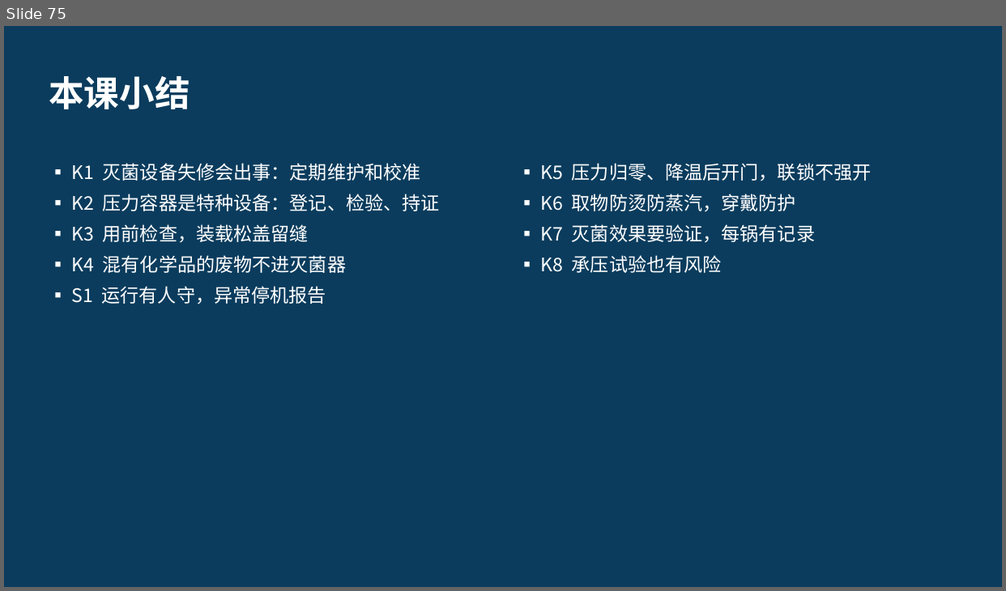
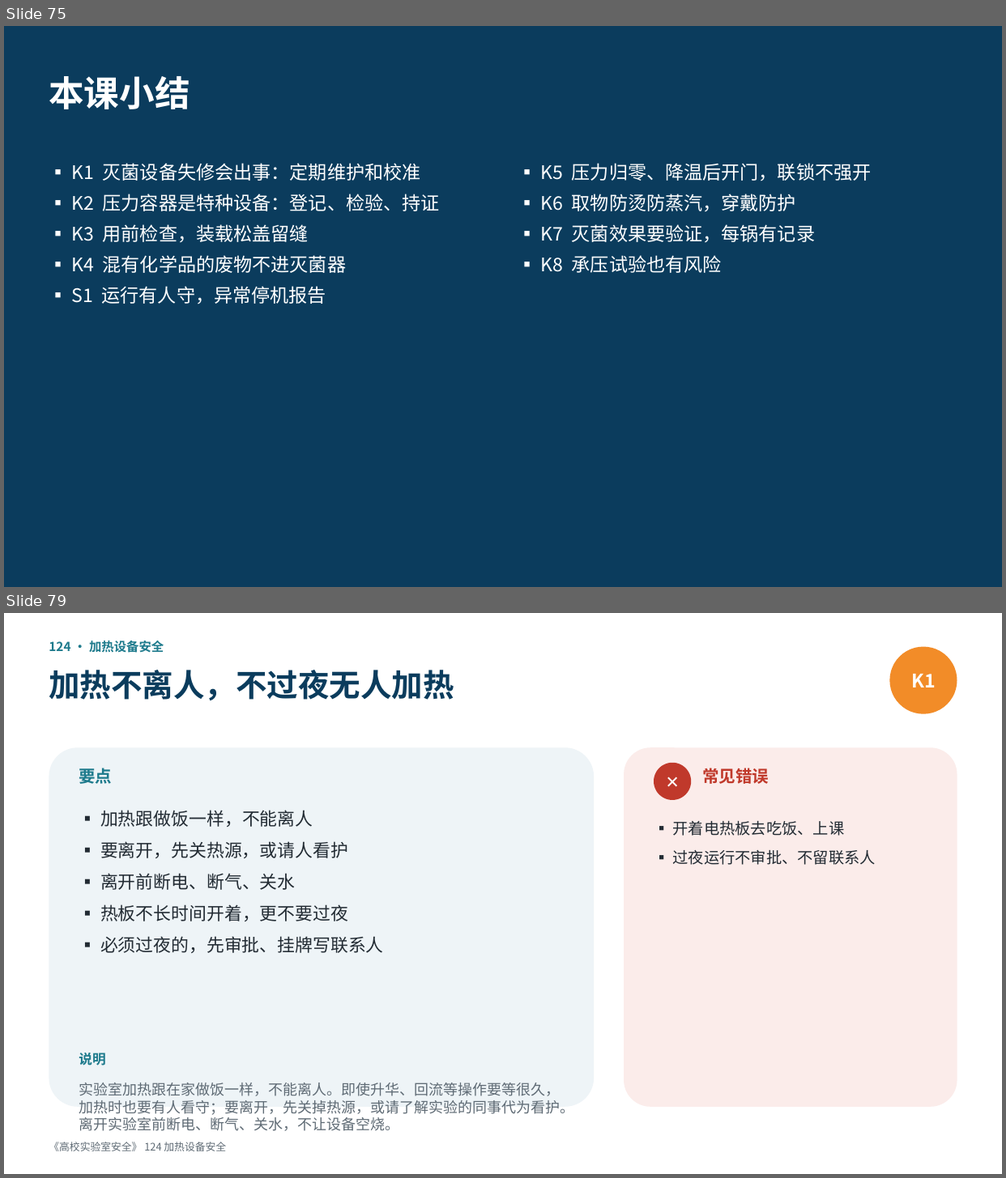
Before and after one commit to hanrongwx-max/videoyoutubo, a slide deck: course/高校实验室安全/课件/第10章_机械与设备安全.pptx. Shown one above the other, each under a label of ours: slide 75 before the commit, slides 75 and 79 after it; the slides between them are not shown. The pictures are 1006x591 and 1006x1178 pixels, drawn with LibreOffice and Linux fonts; fonts in the diff are those of the drawing. Boxes give left, top, right and bottom in pixels: in the first picture for what was removed or moved away, otherwise in the second. Text is boxed around its words. In the diff, an @@ line names an element or a change of style, - is before the commit and + after.

```diff
--- a/course/高校实验室安全/课件/第10章_机械与设备安全.pptx
+++ b/course/高校实验室安全/课件/第10章_机械与设备安全.pptx
@@ slide 79 added at (4,613,1002,1174), background #FFFFFF @@
@@ text added at (49,641,164,653), 12 pt, text #1D7A8C, bold @@
+124 · 加热设备安全
@@ ellipse added at (889,647,957,714), fill #F28C28, 18 pt, text #FFFFFF, bold @@
+K1
@@ text added at (49,670,454,700), 30 pt, text #0B3C5D, bold @@
+加热不离人，不过夜无人加热
@@ rounded rectangle added at (49,747,594,1107), fill #EEF4F7 @@
@@ rounded rectangle added at (624,747,957,1107), fill #FBECEA @@
@@ text added at (79,768,112,784), 16 pt, text #1D7A8C, bold @@
+要点
@@ ellipse added at (654,763,691,800), fill #C0392B, 16 pt, text #FFFFFF, bold @@
+✕
@@ text added at (702,768,769,784), 16 pt, text #C0392B, bold @@
+常见错误
@@ text added at (100,810,384,953), 17 pt, text #222B33 @@
+▪ 加热跟做饭一样，不能离人
+▪ 要离开，先关热源，或请人看护
+▪ 离开前断电、断气、关水
+▪ 热板不长时间开着，更不要过夜
+▪ 必须过夜的，先审批、挂牌写联系人
@@ text added at (673,821,876,865), 15 pt, text #222B33 @@
+▪ 开着电热板去吃饭、上课
+▪ 过夜运行不审批、不留联系人
@@ text added at (79,1053,105,1066), 13 pt, text #1D7A8C, bold @@
+说明
@@ text added at (79,1083,575,1131), 14 pt, text #5F6B75 @@
+实验室加热跟在家做饭一样，不能离人。即使升华、回流等操作要等很久，加热时也要有人看守；要离开，先关掉热源，或请了解实验的同事代为看护。离开实验室前断电、断气、关水，不让设备空烧。
@@ text added at (49,1142,226,1152), 10 pt, text #5F6B75 @@
+《高校实验室安全》 124 加热设备安全
```
Also in this commit, not shown: 18 other slides added, 2 other files.
